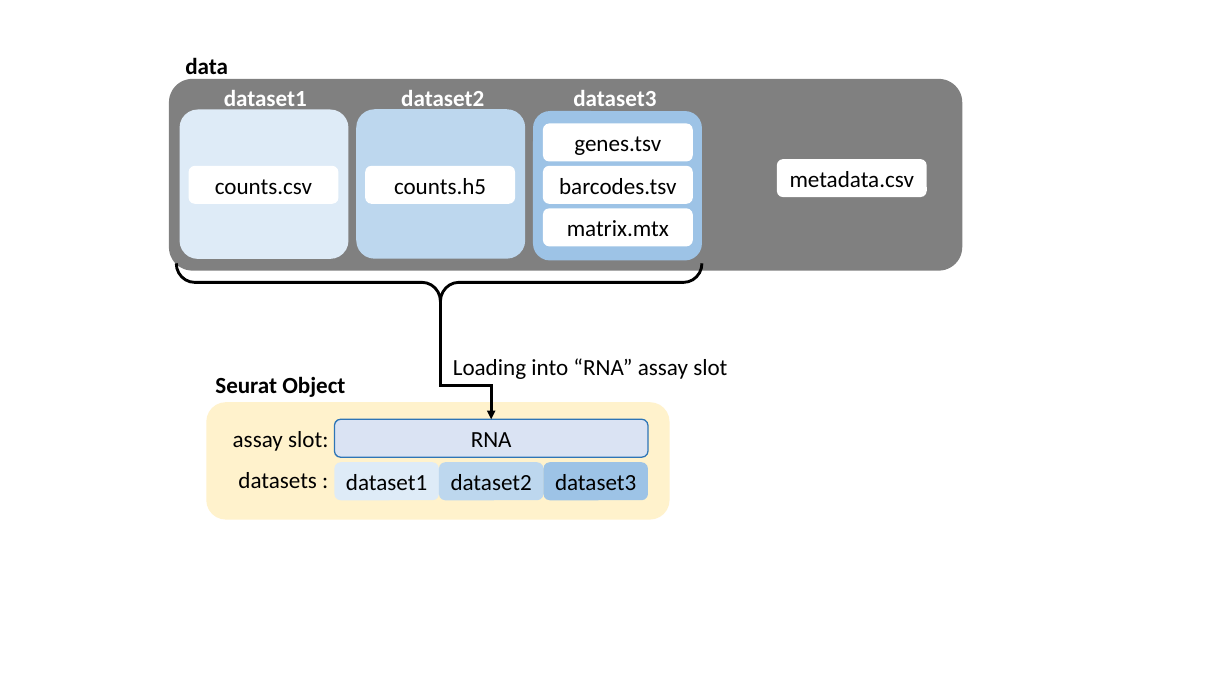
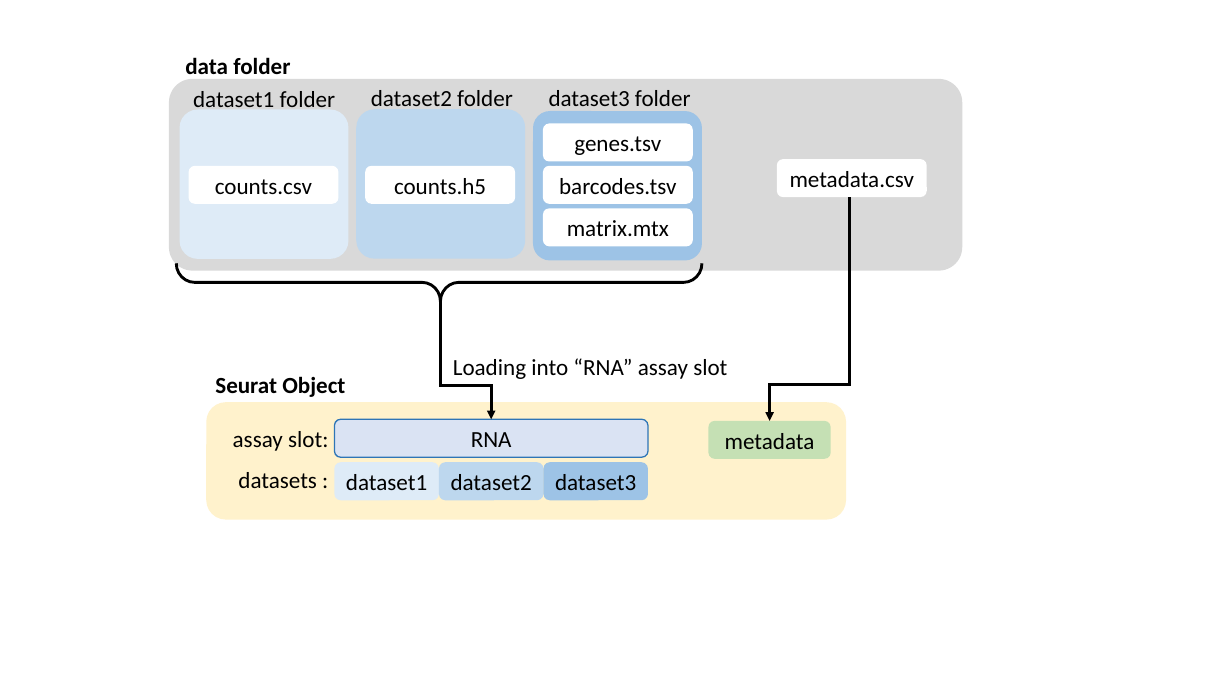
Before and after one commit to NBISweden/sauron, a slide deck: slide 1 of docs/documentation_files/_site/figures/figures_schemes.pptx. Drawn at 1232x693 pixels with LibreOffice and Linux fonts; fonts in the diff are those of the drawing. Boxes give left, top, right and bottom in pixels: in the first picture for what was removed or moved away, otherwise in the second. Text is boxed around its words. In the diff, an @@ line names an element or a change of style, - is before the commit and + after.

```diff
--- a/docs/documentation_files/_site/figures/figures_schemes.pptx
+++ b/docs/documentation_files/_site/figures/figures_schemes.pptx
@@ text at <box>185,57,290,74</box>: text changed @@
-data
+data folder
@@ rounded rectangle at <box>169,79,963,271</box>: fill #808080 to #D9D9D9 @@
@@ text at <box>193,91,336,107</box>: text changed; text colour #FFFFFF to #000000; bold off @@
-dataset1
+dataset1 folder
@@ text at <box>371,90,513,106</box>: text changed; text colour #FFFFFF to #000000; bold off @@
-dataset2
+dataset2 folder
@@ text at <box>549,90,691,112</box>: text changed; text colour #FFFFFF to #000000; bold off @@
-dataset3
+dataset3 folder
@@ elbow arrow added from (849, 197) to (770, 421), #000000 2.25 pt @@
@@ rounded rectangle: place and size @@
-rounded rectangle at <box>206,402,669,519</box>
+rounded rectangle at <box>206,402,846,519</box>
@@ rounded rectangle added at <box>709,421,831,458</box>, fill #C5E0B4, 18 pt, text #000000 @@
+metadata
```
Also in this commit, not shown: 31 other files.
